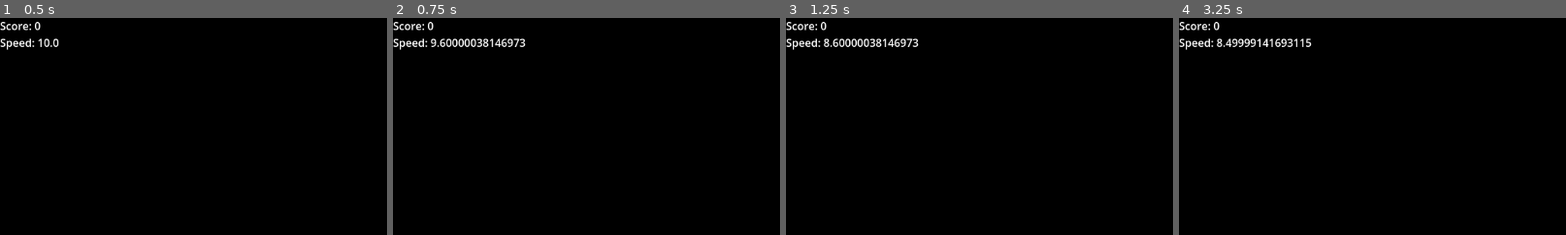
Above: before the commit, frames 1-4 (left to right).
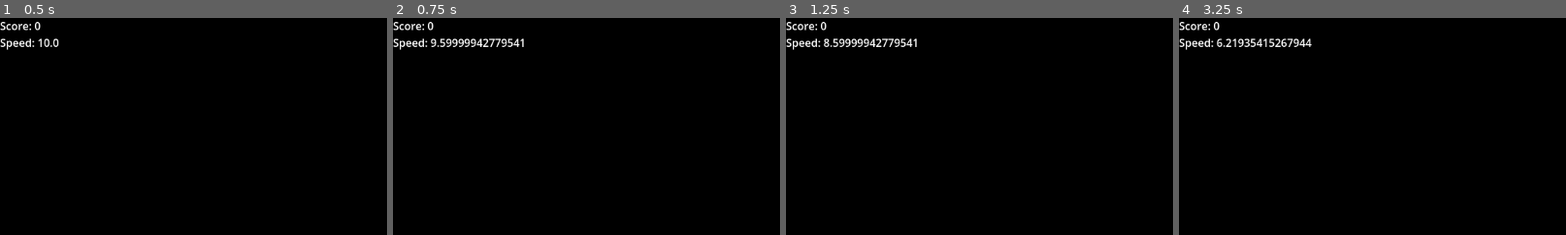
Above: after the commit, the same moments.

Repository: AndreiAtMP/test1
Game: Godot game, scene res://scenes/main.tscn
Two runs of this game, one before a commit and one after it. Both use one fixed random seed, a clock stepped at 60 frames per second and the inputs below.
Inputs:
- Up to frame 1 (0.5 s): no input
- Up to frame 2 (0.75 s): tap Enter at 0.5 s; hold Right (ui_right) from 0.53 s (still down); hold S (decrease_speed) from 0.53 s (still down)
- Up to frame 3 (1.25 s): keep holding Right (ui_right); keep holding S (decrease_speed)
- Up to frame 4 (3.25 s): release Right (ui_right) at 1.28 s; release S (decrease_speed) at 1.28 s; hold Down (ui_down) 1.28-2.03 s; tap W (increase_speed) at 1.35 s; hold Right (ui_right) 2.03-2.78 s; hold C (switch_camera) 2.03-2.78 s; hold Page Up (ui_page_up) from 2.78 s (still down); tap S (decrease_speed) at 2.85 s
The pictures show only the part of the screen within x 0-50%, y 0-50%; the shares and areas given below are measured in that part.

Frame 1 is identical in both runs. In frame 2, 0.5% of the frame differs, in the area x 12-35%, y 9-14%; in frame 3, 0.5%; in frame 4, 0.6%, in the area x 9-35%, y 9-14%.
Error before the commit: Attempt to call function 'make_current' in base 'null instance' on a null instance. (res://scripts/camera_controller.gd:7)

Commit message:
Add UID files for scripts and update uid_cache.bin
- Created UID files for aeroplane.gd, ball.gd, camera_controller.gd, and ui.gd.
- Updated uid_cache.bin to include references to the new scene and script files.

Diff:
--- a/project.godot
+++ b/project.godot
@@ -1,6 +1,10 @@
 ; Engine configuration file.
 ; It's best edited using the editor UI and not directly,
-; since the parameters might change in the future.
+; since the parameters that go here are not all obvious.
+;
+; Format:
+;   [section] ; section goes between []
+;   param=value ; assign values to parameters
 
 config_version=5
 
@@ -8,25 +12,43 @@
 
 config/name="Aeroplane Game"
 run/main_scene="res://scenes/main.tscn"
-config/features=PackedStringArray("4.2", "Forward Plus")
+config/features=PackedStringArray("4.5", "Forward Plus")
 config/icon="res://icon.svg"
 
 [input]
 
 switch_camera={
 "deadzone": 0.5,
-"events": [Object(InputEventKey,"resource_local_to_scene":fa …(155 unchanged characters)… e":67,"physical_keycode":67,"key_label":"","unicode":99,"echo":false,"script":null)
+"events": [Object(InputEventKey,"resource_local_to_scene":fa …(155 unchanged characters)… e":67,"physical_keycode":67,"key_label":0,"unicode":99,"location":0,"echo":false,"script":null)
 ]
 }
-
 increase_speed={
 "deadzone": 0.5,
-"events": [Object(InputEventKey,"resource_local_to_scene":fa …(155 unchanged characters)… e":87,"physical_keycode":87,"key_label":"","unicode":119,"echo":false,"script":null)
+"events": [Object(InputEventKey,"resource_local_to_scene":fa …(155 unchanged characters)… e":87,"physical_keycode":87,"key_label":0,"unicode":119,"location":0,"echo":false,"script":null)
 ]
 }
-
 decrease_speed={
 "deadzone": 0.5,
-"events": [Object(InputEventKey,"resource_local_to_scene":fa …(155 unchanged characters)… e":83,"physical_keycode":83,"key_label":"","unicode":115,"echo":false,"script":null)
+"events": [Object(InputEventKey,"resource_local_to_scene":fa …(155 unchanged characters)… e":83,"physical_keycode":83,"key_label":0,"unicode":115,"location":0,"echo":false,"script":null)
 ]
 }
+move_up={
+"deadzone": 0.5,
+"events": [Object(InputEventKey,"resource_local_to_scene":false,"resource_name":"","device":0,"window_id":0,"alt_pressed":false,"shift_pressed":false,"ctrl_pressed":false,"meta_pressed":false,"pressed":false,"keycode":87,"physical_keycode":87,"key_label":0,"unicode":119,"location":0,"echo":false,"script":null)
+]
+}
+move_down={
+"deadzone": 0.5,
+"events": [Object(InputEventKey,"resource_local_to_scene":false,"resource_name":"","device":0,"window_id":0,"alt_pressed":false,"shift_pressed":false,"ctrl_pressed":false,"meta_pressed":false,"pressed":false,"keycode":83,"physical_keycode":83,"key_label":0,"unicode":115,"location":0,"echo":false,"script":null)
+]
+}
+move_left={
+"deadzone": 0.5,
+"events": [Object(InputEventKey,"resource_local_to_scene":false,"resource_name":"","device":0,"window_id":0,"alt_pressed":false,"shift_pressed":false,"ctrl_pressed":false,"meta_pressed":false,"pressed":false,"keycode":65,"physical_keycode":65,"key_label":0,"unicode":97,"location":0,"echo":false,"script":null)
+]
+}
+move_right={
+"deadzone": 0.5,
+"events": [Object(InputEventKey,"resource_local_to_scene":false,"resource_name":"","device":0,"window_id":0,"alt_pressed":false,"shift_pressed":false,"ctrl_pressed":false,"meta_pressed":false,"pressed":false,"keycode":68,"physical_keycode":68,"key_label":0,"unicode":100,"location":0,"echo":false,"script":null)
+]
+}
--- a/scenes/aeroplane.tscn
+++ b/scenes/aeroplane.tscn
@@ -1,16 +1,37 @@
-[gd_scene load_steps=5 format=3 uid="uid://dthvxlf6v2g2x"]
+[gd_scene load_steps=8 format=3 uid="uid://dthvxlf6v2g2x"]
 
 [ext_resource type="Script" path="res://scripts/aeroplane.gd" id="1_xacqn"]
 [ext_resource type="Script" path="res://scripts/camera_controller.gd" id="2_abcde"]
 
 [sub_resource type="BoxMesh" id="BoxMesh_v2y2y"]
+size = Vector3(3, 0.5, 1)
+
 [sub_resource type="BoxShape3D" id="BoxShape3D_cy276"]
+size = Vector3(3, 0.5, 1)
+
+[sub_resource type="BoxMesh" id="BoxMesh_wing"]
+size = Vector3(0.2, 0.1, 4)
+
+[sub_resource type="BoxMesh" id="BoxMesh_tail"]
+size = Vector3(0.5, 2, 0.2)
 
 [node name="Aeroplane" type="CharacterBody3D"]
 script = ExtResource("1_xacqn")
 
-[node name="MeshInstance3D" type="MeshInstance3D" parent="."]
+[node name="Fuselage" type="MeshInstance3D" parent="."]
 mesh = SubResource("BoxMesh_v2y2y")
+
+[node name="LeftWing" type="MeshInstance3D" parent="."]
+transform = Transform3D(1, 0, 0, 0, 1, 0, 0, 0, 1, -2, 0, 0)
+mesh = SubResource("BoxMesh_wing")
+
+[node name="RightWing" type="MeshInstance3D" parent="."]
+transform = Transform3D(1, 0, 0, 0, 1, 0, 0, 0, 1, 2, 0, 0)
+mesh = SubResource("BoxMesh_wing")
+
+[node name="Tail" type="MeshInstance3D" parent="."]
+transform = Transform3D(1, 0, 0, 0, 1, 0, 0, 0, 1, 0, 1, 1)
+mesh = SubResource("BoxMesh_tail")
 
 [node name="CollisionShape3D" type="CollisionShape3D" parent="."]
 shape = SubResource("BoxShape3D_cy276")
--- a/scenes/main.tscn
+++ b/scenes/main.tscn
@@ -9,25 +9,48 @@
 background_mode = 2
 sky = SubResource("Sky_yda8y")
 
+[sub_resource type="BoxMesh" id="BoxMesh_ground"]
+size = Vector3(1, 0.1, 1)
+
+[sub_resource type="BoxShape3D" id="BoxShape3D_ground"]
+size = Vector3(1, 0.1, 1)
+
 [node name="Main" type="Node3D"]
 
 [node name="WorldEnvironment" type="WorldEnvironment" parent="."]
 environment = SubResource("Environment_37606")
 
+[node name="Ground" type="StaticBody3D" parent="."]
+transform = Transform3D(100, 0, 0, 0, 1, 0, 0, 0, 100, 0, -10, 0)
+
+[node name="MeshInstance3D" type="MeshInstance3D" parent="Ground"]
+mesh = SubResource("BoxMesh_ground")
+
+[node name="CollisionShape3D" type="CollisionShape3D" parent="Ground"]
+shape = SubResource("BoxShape3D_ground")
+
 [node name="Aeroplane" parent="." instance=ExtResource("1_4w6yq")]
 transform = Transform3D(1, 0, 0, 0, 1, 0, 0, 0, 1, 0, 0, -5)
 
 [node name="Ball" parent="." instance=ExtResource("2_abcde")]
-transform = Transform3D(1, 0, 0, 0, 1, 0, 0, 0, 1, 0, 0, 10)
+transform = Transform3D(1, 0, 0, 0, 1, 0, 0, 0, 1, 0, 5, 10)
 [connection signal="ball_collected" from="Ball" to="Aeroplane" method="_on_ball_collected"]
 
 [node name="Ball2" parent="." instance=ExtResource("2_abcde")]
-transform = Transform3D(1, 0, 0, 0, 1, 0, 0, 0, 1, 5, 2, 15)
+transform = Transform3D(1, 0, 0, 0, 1, 0, 0, 0, 1, 8, 8, 20)
 [connection signal="ball_collected" from="Ball2" to="Aeroplane" method="_on_ball_collected"]
 
 [node name="Ball3" parent="." instance=ExtResource("2_abcde")]
-transform = Transform3D(1, 0, 0, 0, 1, 0, 0, 0, 1, -5, -2, 20)
+transform = Transform3D(1, 0, 0, 0, 1, 0, 0, 0, 1, -8, 12, 30)
 [connection signal="ball_collected" from="Ball3" to="Aeroplane" method="_on_ball_collected"]
+
+[node name="Ball4" parent="." instance=ExtResource("2_abcde")]
+transform = Transform3D(1, 0, 0, 0, 1, 0, 0, 0, 1, 15, 6, 40)
+[connection signal="ball_collected" from="Ball4" to="Aeroplane" method="_on_ball_collected"]
+
+[node name="Ball5" parent="." instance=ExtResource("2_abcde")]
+transform = Transform3D(1, 0, 0, 0, 1, 0, 0, 0, 1, -12, 15, 50)
+[connection signal="ball_collected" from="Ball5" to="Aeroplane" method="_on_ball_collected"]
 
 [node name="CanvasLayer" type="CanvasLayer" parent="."]
 
--- a/scripts/aeroplane.gd
+++ b/scripts/aeroplane.gd
@@ -18,18 +18,14 @@
 	var direction = Vector3.ZERO
 	var rotation = Vector3.ZERO
 
-	if Input.is_action_pressed("ui_up"):
+	if Input.is_action_pressed("move_up"):
 		rotation.x += pitch_speed * delta
-	if Input.is_action_pressed("ui_down"):
+	if Input.is_action_pressed("move_down"):
 		rotation.x -= pitch_speed * delta
-	if Input.is_action_pressed("ui_left"):
+	if Input.is_action_pressed("move_left"):
 		rotation.z += roll_speed * delta
-	if Input.is_action_pressed("ui_right"):
+	if Input.is_action_pressed("move_right"):
 		rotation.z -= roll_speed * delta
-	if Input.is_action_pressed("ui_page_up"):
-		rotation.y += yaw_speed * delta
-	if Input.is_action_pressed("ui_page_down"):
-		rotation.y -= yaw_speed * delta
 
 	if Input.is_action_pressed("increase_speed"):
 		speed += speed_change_rate * delta
--- a/scripts/camera_controller.gd
+++ b/scripts/camera_controller.gd
@@ -1,6 +1,6 @@
 extends Node
 
-@onready var third_person_camera = $"../Camera3D"
+@onready var third_person_camera = $"../ThirdPersonCamera"
 @onready var first_person_camera = $"../Cabin/Camera3D"
 
 func _ready():
--- a/scripts/ui.gd
+++ b/scripts/ui.gd
@@ -4,7 +4,9 @@
 @onready var speed_label = $SpeedLabel
 
 func update_score(score):
-	score_label.text = "Score: " + str(score)
+	if score_label:
+		score_label.text = "Score: " + str(score)
 
 func update_speed(speed):
-	speed_label.text = "Speed: " + str(speed)
+	if speed_label:
+		speed_label.text = "Speed: " + str(speed)
Not shown: 1 places in scenes/main.tscn that only renumber resources
Not shown, added: scripts/aeroplane.gd.uid
Not shown, added: scripts/ball.gd.uid
Not shown, added: scripts/camera_controller.gd.uid
Not shown, added: scripts/ui.gd.uid
